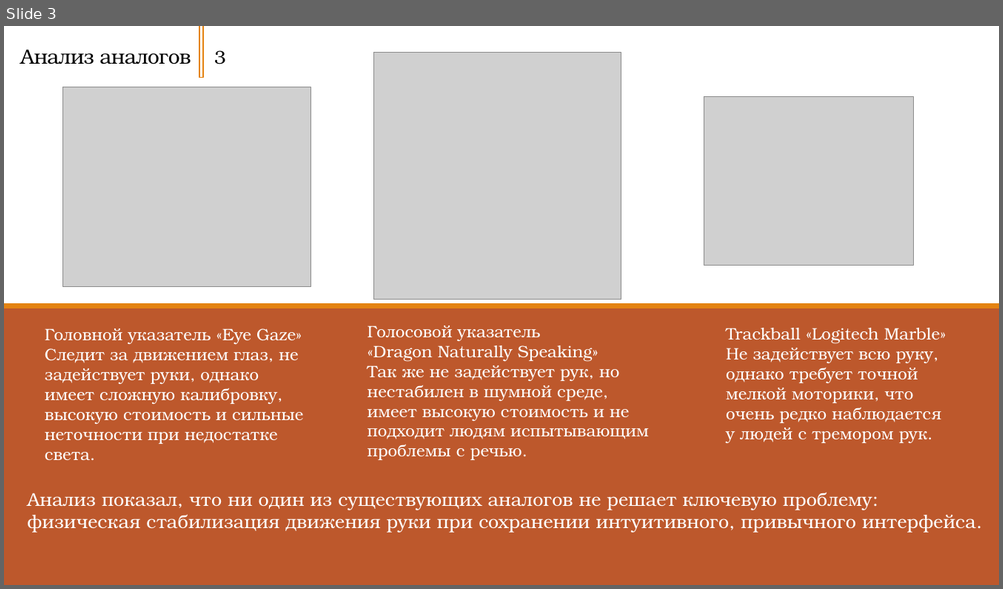
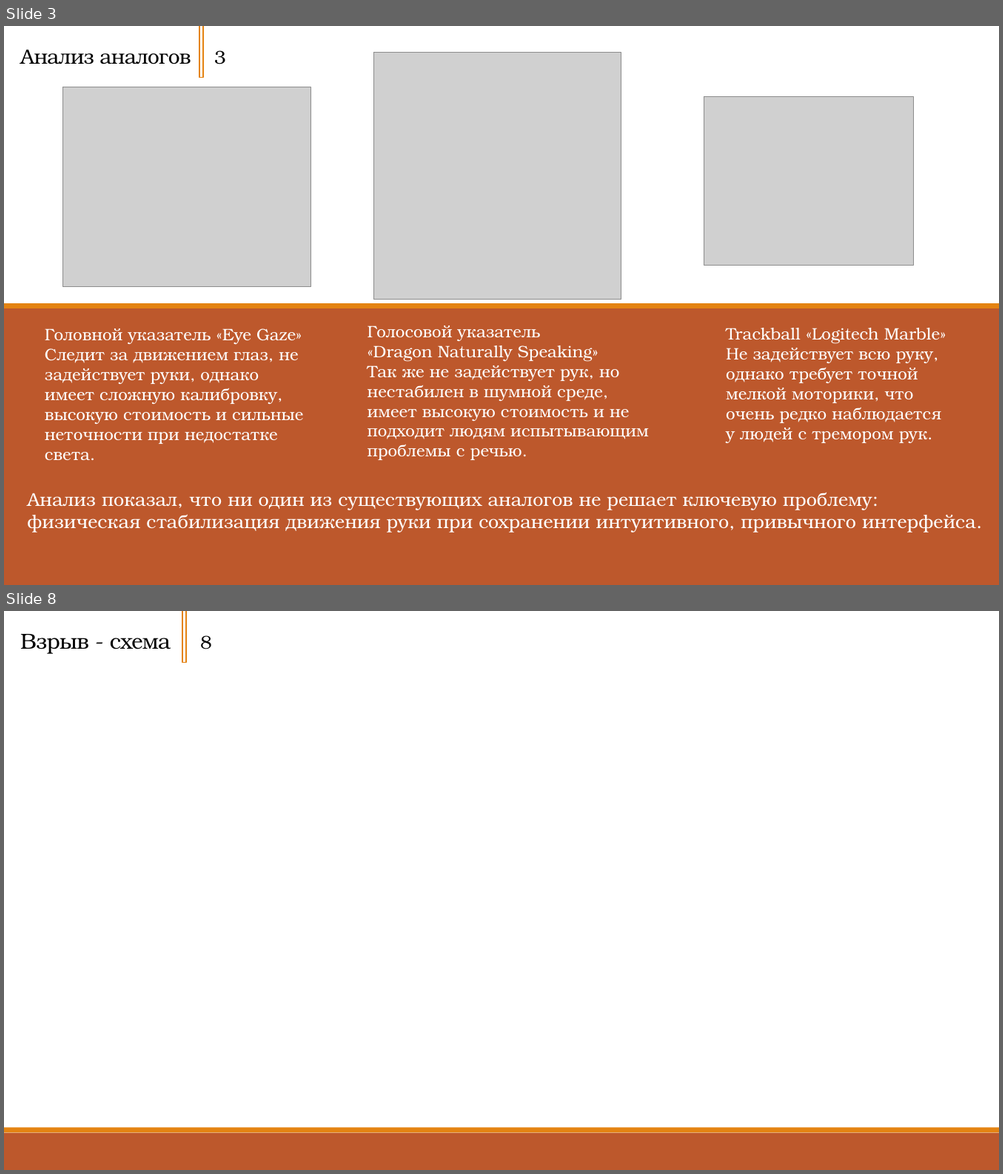
Before and after one commit to Zerocummer/Mmm-Yummers, a slide deck: Мышка для людей с ОВЗ/Документы/Презентация о манипуляторе.pptx. Shown one above the other, each under a label of ours: slide 3 before the commit, slides 3 and 8 after it; the slides between them are not shown. The pictures are 1003x589 and 1003x1174 pixels, drawn with LibreOffice and Linux fonts; fonts in the diff are those of the drawing; grey boxes stand for pictures. Boxes give left, top, right and bottom in pixels: in the first picture for what was removed or moved away, otherwise in the second. Text is boxed around its words. In the diff, an @@ line names an element or a change of style, - is before the commit and + after.

```diff
--- a/Мышка для людей с ОВЗ/Документы/Презентация о манипуляторе.pptx
+++ b/Мышка для людей с ОВЗ/Документы/Презентация о манипуляторе.pptx
@@ slide 8 added at box(4, 611, 999, 1170), background #FFFFFF @@
@@ rectangle added at box(182, 611, 186, 663), outline #E48312 1.25 pt @@
@@ title added at box(20, 634, 170, 654), 21 pt, text #000000 @@
+Взрыв - схема
@@ text added at box(200, 635, 212, 649), 18 pt, text #000000 @@
+8
@@ rectangle added at box(96, 749, 921, 759), fill #FFFFFF @@
@@ rectangle added at box(4, 1133, 999, 1170), fill #BD582C @@
@@ rectangle added at box(4, 1128, 999, 1133), fill #E48312 @@
```
Also in this commit, not shown: 2 slides changed, 3 other slides added, 1 slide removed, 1 other file.
